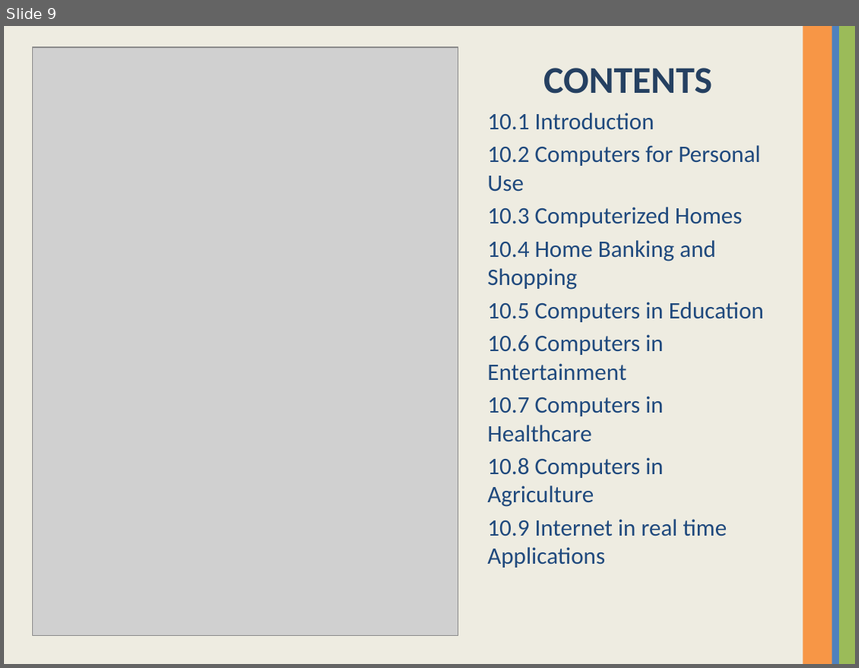
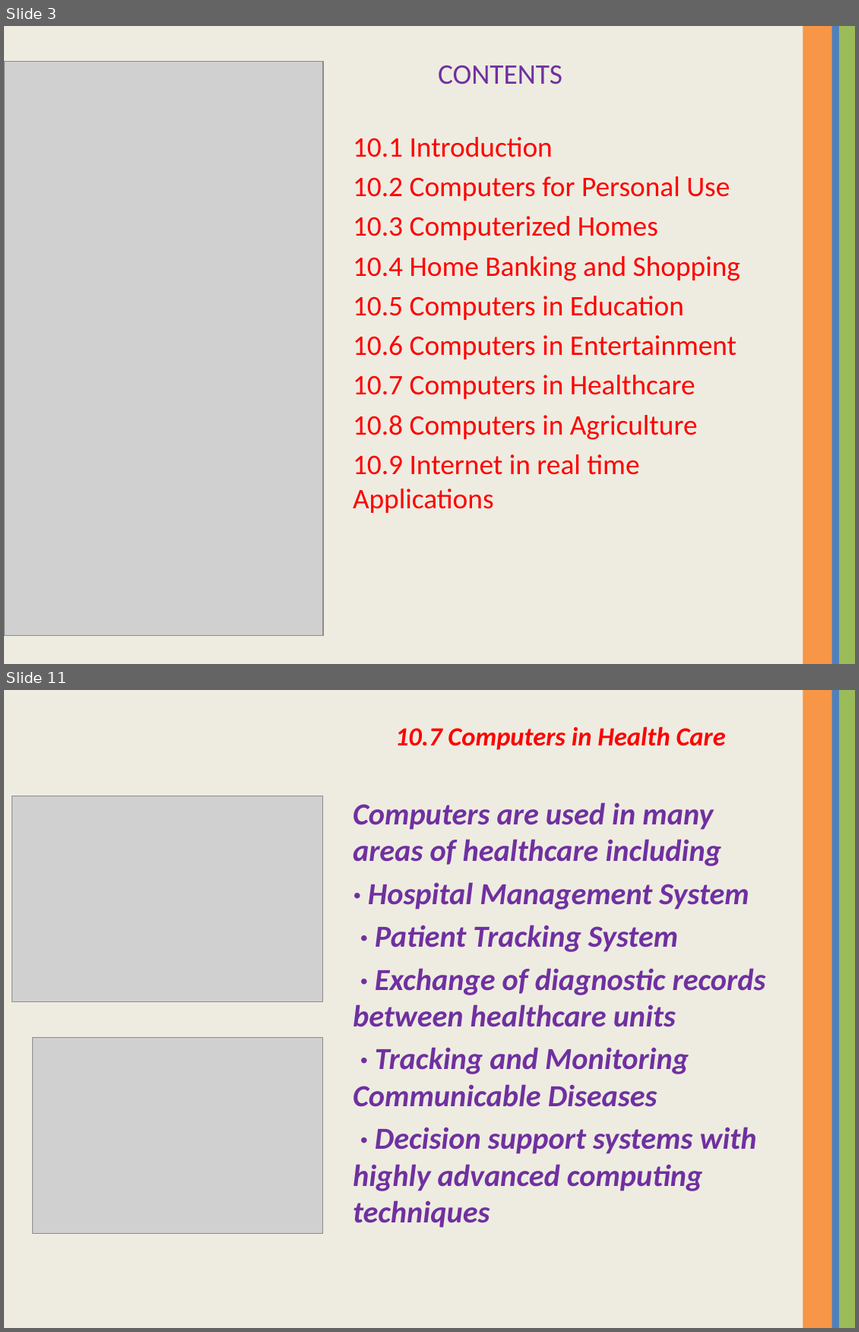
Before and after one commit to Suwetha/Suwetha, a slide deck: COMPUTER.pptx. Shown one above the other, each under a label of ours: slide 9 before the commit, slides 3 and 11 after it; the slides between them are not shown. The pictures are 859x668 and 859x1332 pixels, drawn with LibreOffice and Linux fonts; fonts in the diff are those of the drawing; grey boxes stand for pictures. Boxes give left, top, right and bottom in pixels: in the first picture for what was removed or moved away, otherwise in the second. Text is boxed around its words. In the diff, an @@ line names an element or a change of style, - is before the commit and + after.

```diff
--- a/COMPUTER.pptx
+++ b/COMPUTER.pptx
@@ slide 11 added at [4, 690, 855, 1328], background #EEECE1; not listed: 3 template elements that a slide beside it also shows @@
@@ text added at [353, 726, 766, 1228], 25.9 pt, text #7030A0, bold, italic @@
+10.7 Computers in Health Care
+Computers are used in many areas of healthcare including
+· Hospital Management System
+· Patient Tracking System
+· Exchange of diagnostic records between healthcare units
+· Tracking and Monitoring Communicable Diseases
+· Decision support systems with highly advanced computing techniques
@@ picture added at [12, 796, 323, 1002] @@
@@ picture added at [33, 1037, 323, 1233] @@
@@ what was slide 9 is now slide 3 @@
@@ slide 3 changed as well @@
@@ text "CONTENTS": place and size @@
-text "CONTENTS" at [487, 68, 764, 568]
+text "CONTENTS" at [353, 66, 740, 513]
@@ text "CONTENTS" at [353, 66, 740, 513]: size 32 to 24 pt, text colour #254061 to #7030A0, bold off in "CONTENTS"; size 20 to 24 pt, text colour #1F497D to #FF0000; alignment centre to left; less space between paragraphs @@
@@ picture added at [4, 62, 323, 636] @@
@@ picture: place and size @@
-picture at [32, 47, 458, 636]
+picture at [11, 62, 323, 636]
```
Also in this commit, not shown: 2 other slides changed, 31 other slides added, 6 slides removed.
